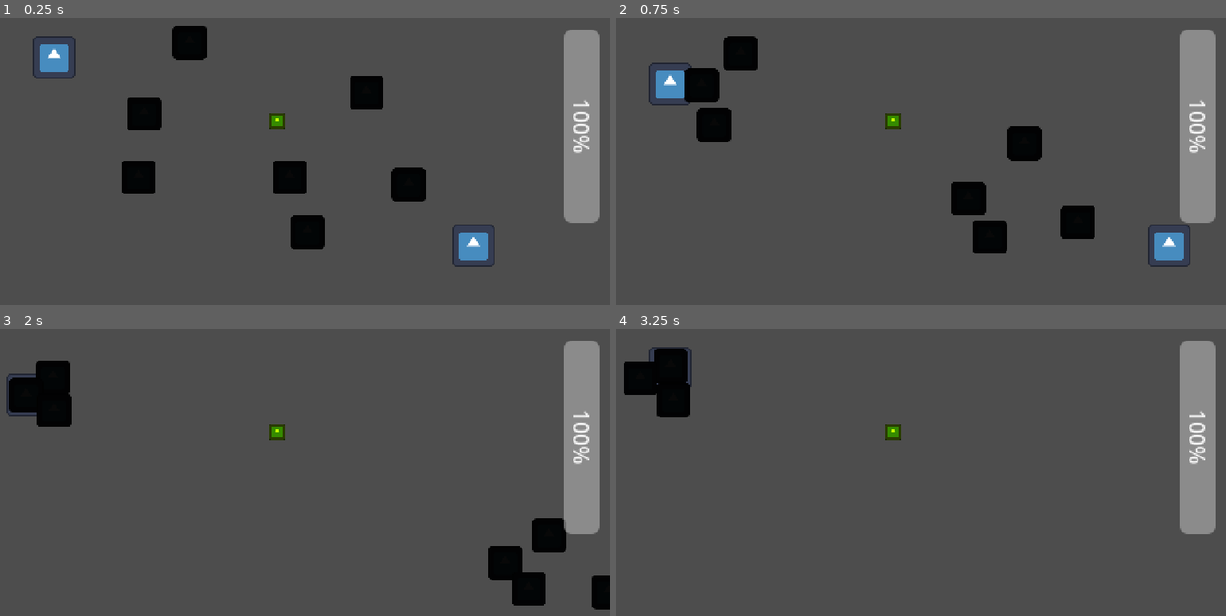
Above: before the commit, frames 1-4 (two rows, left to right).
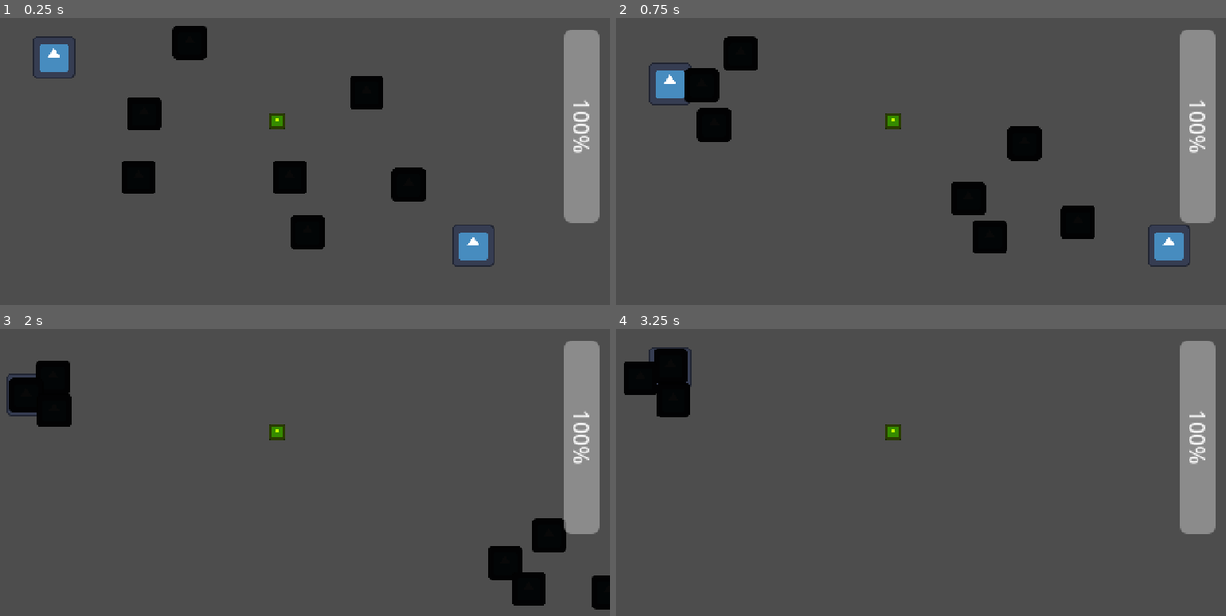
Above: after the commit, the same moments.

Repository: wall-daniel/AbyssalPixelJam9
Game: Godot game, scene res://Scenes/game.tscn
Same seed, same stepped clock (60 frames per second), same inputs: the game is played once before the commit and once after it. The engine's default icon, where the game draws it, is replaced by a stand-in: a white triangle on a blue panel in a dark square.
Inputs:
- Up to frame 1 (0.25 s): no input
- Up to frame 2 (0.75 s): hold Right (p1-right) from 0.53 s (still down); tap S (p2-down) at 0.6 s
- Up to frame 3 (2 s): release Right (p1-right) at 1.28 s; hold Down (p1-down) from 1.28 s (still down); tap A (p2-left) at 1.35 s
- Up to frame 4 (3.25 s): release Down (p1-down) at 2.03 s; hold Right (p1-right) 2.03-2.78 s; tap D (p2-right) at 2.1 s; hold Up (p1-up) from 2.78 s (still down); tap W (p2-up) at 2.85 s

The runs differ from the first frame. In frame 1, less than 0.1% of the frame differs, in the area x 7-79%, y 10-80%; in frame 2, less than 0.1%, in the area x 7-92%, y 19-80%; in frame 3, less than 0.1%; in frame 4, less than 0.1%.

Commit message:
added malware

Diff:
--- a/Scenes/lightning.tscn
+++ b/Scenes/lightning.tscn
@@ -11,6 +11,8 @@
 [node name="CollisionShape2D" type="CollisionShape2D" parent="."]
 shape = SubResource("SegmentShape2D_6rthv")
 
+[node name="Sprite2D" type="Sprite2D" parent="."]
+
 [node name="Timer" type="Timer" parent="."]
 wait_time = 0.1
 one_shot = true
--- a/project.godot
+++ b/project.godot
@@ -81,3 +81,7 @@
 , Object(InputEventJoypadMotion,"resource_local_to_scene":false,"resource_name":"","device":-1,"axis":5,"axis_value":1.0,"script":null)
 ]
 }
+
+[rendering]
+
+textures/canvas_textures/default_texture_filter=0
Binary file added: Assets/Lightning Extension FX 1.png
Not shown, added: Assets/Lightning Extension FX 1.png.import
Binary file added: Assets/Lightning/Lightning Extension FX 2.png
Not shown, added: Assets/Lightning/Lightning Extension FX 2.png.import
Binary file added: Assets/Lightning/Lightning FX 1.2.png
Not shown, added: Assets/Lightning/Lightning FX 1.2.png.import
Binary file added: Assets/Lightning/Lightning FX 1.png
Not shown, added: Assets/Lightning/Lightning FX 1.png.import
Binary file added: Assets/Lightning/Lightning FX 2.png
Not shown, added: Assets/Lightning/Lightning FX 2.png.import
Binary file added: Assets/Lightning/Lightning Orb FX 1.png
Not shown, added: Assets/Lightning/Lightning Orb FX 1.png.import
(and 9 more such lines)
